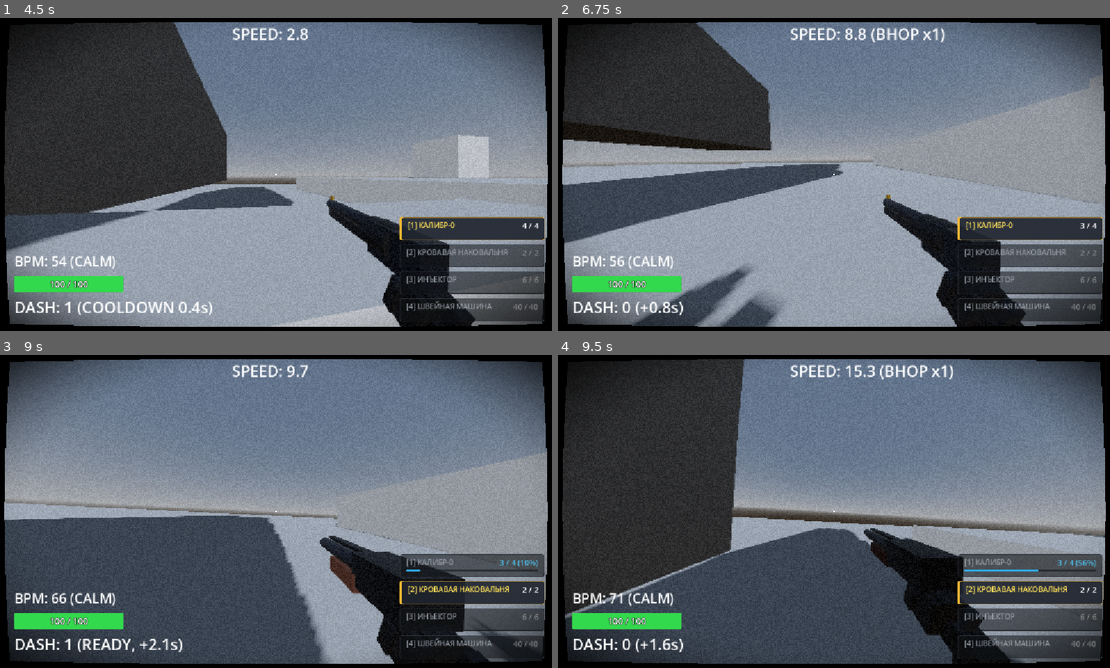
Above: before the commit, frames 1-4 (two rows, left to right).
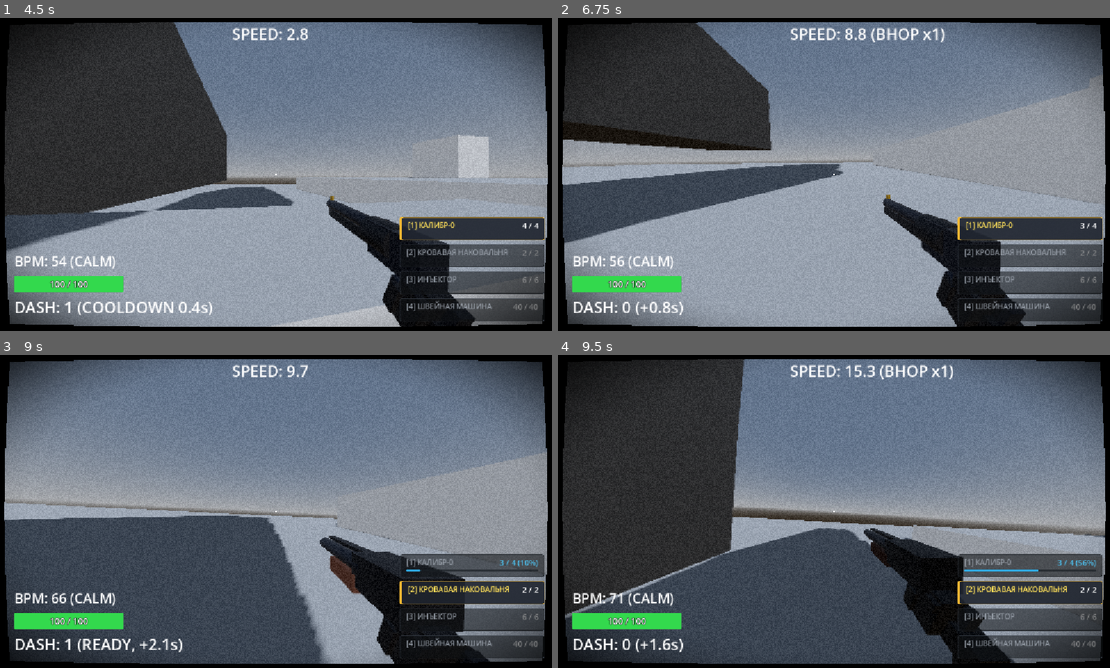
Above: after the commit, the same moments.

Repository: ggou3/voidkill
Game: Godot game, scene res://world.tscn
Same seed, same stepped clock (60 frames per second), same inputs: the game is played once before the commit and once after it.
Inputs (mouse positions are in pixels of both pictures, inside the frame that each line leads up to):
- Up to frame 1 (4.5 s): tap Enter at 0.5 s; move the mouse to (270, 180) at 0.52 s; hold Shift (dash) 0.53-1.28 s; hold W (move_forward) 0.53-2.78 s; tap Space (jump) at 0.77, 1.07, 1.52, 1.82, 2.3, 2.85, 3.02, 3.32, 3.77, 4.07 s; tap C (slam) at 0.8, 1.35, 3.8 s; move the mouse to (320, 177) at 1.27 s; tap Ctrl (slide) at 1.55 s; move the mouse to (231, 171) at 2.02 s; hold Ctrl (slide) 2.03-2.78 s; move the mouse to (281, 174) at 2.77 s; hold A (move_left) 2.78-3.53 s; tap Shift (dash) at 3.05, 4.35 s; move the mouse to (253, 168) at 3.52 s; hold Right mouse button (alt_fire) 3.53-4.28 s; hold W (move_forward) from 3.53 s (still down); move the mouse to (309, 174) at 4.27 s
- Up to frame 2 (6.75 s): tap Space (jump) at 4.52, 4.82, 5.3, 6.02, 6.32 s; tap Ctrl (slide) at 4.55 s; move the mouse to (806, 174) at 5.02 s; hold F (melee) 5.03-5.78 s; move the mouse to (850, 168) at 5.77 s; release W (move_forward) at 5.78 s; hold D (move_right) 5.78-6.53 s; click (850, 168) at 5.85 s; tap Shift (dash) at 6.05 s; move the mouse to (828, 180) at 6.52 s; hold W (move_forward) from 6.53 s (still down); hold C (slam) from 6.53 s (still down)
- Up to frame 3 (9 s): tap Space (jump) at 6.77, 7.07, 7.52, 7.82 s; move the mouse to (320, 514) at 7.27 s; release C (slam) at 7.28 s; tap Ctrl (slide) at 7.35 s; move the mouse to (231, 508) at 8.02 s; hold Space (jump) 8.03-8.78 s; tap 1 at 8.1 s; move the mouse to (281, 511) at 8.77 s; release W (move_forward) at 8.78 s; hold A (move_left) from 8.78 s (still down); tap 2 at 8.85 s
- Up to frame 4 (9.5 s): keep holding A (move_left); tap Space (jump) at 9.02, 9.32 s; tap Shift (dash) at 9.05 s

Frame 1 is identical in both runs. In frame 2, 2.4% of the frame differs, in the area x 13-41%, y 79-99%; in frame 3, 0.3%; in frame 4, less than 0.1%.

Commit message:
Fix enemy lunge: commit to fixed vector/distance without halting on hit, add chasm protection

Diff:
--- a/enemy.gd
+++ b/enemy.gd
@@ -56,6 +56,8 @@
 var lunge_dir: Vector3 = Vector3.ZERO
 var lunge_phase: int = 0
 var lunge_has_hit: bool = false
+var lunge_start_pos: Vector3 = Vector3.ZERO
+var lunge_target_distance: float = 5.5
 
 var is_inflated: bool = false
 var was_killed_by_melee: bool = false
@@ -474,23 +476,72 @@
 		var attack_impulse = attack_dir * 8.0 + Vector3.UP * 2.0
 		target_player.take_damage(attack_damage, attack_impulse, target_player.global_position)
 
+func _has_floor_at_destination(target_pos: Vector3) -> bool:
+	var space_state = get_world_3d().direct_space_state
+	if not space_state:
+		return true
+	# Луч вниз от расчетной точки приземления (от +0.5м над текущей высотой врага до -2.5м вниз)
+	var ray_start = Vector3(target_pos.x, global_position.y + 0.5, target_pos.z)
+	var ray_end = Vector3(target_pos.x, global_position.y - 2.5, target_pos.z)
+	var query = PhysicsRayQueryParameters3D.create(ray_start, ray_end)
+
+	# Исключаем себя, игрока и других врагов, чтобы проверять именно статическую геометрию/пол
+	var exclude_list: Array[RID] = [get_rid()]
+	if is_instance_valid(target_player) and target_player is CollisionObject3D:
+		exclude_list.append(target_player.get_rid())
+	for e in get_tree().get_nodes_in_group("enemy"):
+		if e is CollisionObject3D:
+			exclude_list.append(e.get_rid())
+	query.exclude = exclude_list
+	query.collide_with_areas = false
+	query.collide_with_bodies = true
+
+	var result = space_state.intersect_ray(query)
+	if result.is_empty():
+		return false # Нет пола в пределах 2.5м вниз — пропасть/обрыв
+
+	var normal = result.get("normal", Vector3.UP)
+	# Проверяем, что коллизия — это проходимый пол или наклонная поверхность (не отвесная стена)
+	if normal.y < 0.5:
+		return false
+
+	return true
+
 func _can_lunge_to_player() -> bool:
 	if not is_instance_valid(target_player):
 		return false
+
+	# Игрок должен быть примерно на одном ярусе (не в 5 метрах выше на крыше или глубоко внизу)
+	var height_diff = abs(target_player.global_position.y - global_position.y)
+	if height_diff > 2.2:
+		return false
+
+	# 1. Проверка прямой видимости (Line of Sight)
 	var space_state = get_world_3d().direct_space_state
 	if not space_state:
 		return true
 	var from_pos = global_position + Vector3(0.0, 0.6, 0.0)
 	var to_pos = target_player.global_position + Vector3(0.0, 0.6, 0.0)
 	var query = PhysicsRayQueryParameters3D.create(from_pos, to_pos)
-	query.exclude = [self]
+	query.exclude = [get_rid()]
 	var result = space_state.intersect_ray(query)
-	if result.is_empty():
-		return true
-	var col_obj = result.get("collider")
-	if is_instance_valid(col_obj) and (col_obj == target_player or col_obj.is_in_group("player")):
-		return true
-	return false
+	if not result.is_empty():
+		var col_obj = result.get("collider")
+		if is_instance_valid(col_obj) and col_obj != target_player and not col_obj.is_in_group("player"):
+			return false # Препятствие между врагом и игроком (стена, колонна)
+
+	# 2. Предварительная проверка наличия пола в направлении рывка (защита от пропастей)
+	var to_player_flat = target_player.global_position - global_position
+	to_player_flat.y = 0.0
+	var dist = to_player_flat.length()
+	if dist > 0.01:
+		var dir = to_player_flat / dist
+		var est_dist = clamp(dist + 1.2, 5.5, 6.5)
+		var test_landing = global_position + dir * est_dist
+		if not _has_floor_at_destination(test_landing):
+			return false # Направление ведёт в пропасть — не начинаем телеграф
+
+	return true
 
 func start_lunge():
 	if not is_instance_valid(target_player):
@@ -507,7 +558,7 @@
 	if nav_agent and nav_agent.avoidance_enabled:
 		nav_agent.set_velocity(Vector3.ZERO)
 
-	# Фиксируем направление на игрока в начале телеграфа
+	# Направление на игрока в начале телеграфа (для поворота лицом)
 	var to_player = target_player.global_position - global_position
 	to_player.y = 0.0
 	if to_player.length_squared() > 0.01:
@@ -554,25 +605,41 @@
 				rotation.y = lerp_angle(rotation.y, target_angle, min(1.0, 10.0 * delta))
 
 		if lunge_timer <= 0.0:
-			# Переход в Фазу 2: Рывок (Dash, 0.28с)
-			lunge_phase = 2
-			lunge_timer = lunge_dash_time
-			lunge_has_hit = false
-
-			# Направление фиксируется СТРОГО на момент старта рывка (НЕ наводится в полёте)
+			# МОМЕНТ ЗАВЕРШЕНИЯ ТЕЛЕГРАФА:
+			# Фиксируем направление и полную дистанцию рывка (5-6 метров) на основе позиции игрока В ЭТОТ МОМЕНТ
 			if is_instance_valid(target_player):
 				var to_player = target_player.global_position - global_position
 				to_player.y = 0.0
-				if to_player.length_squared() > 0.01:
+				var current_dist = to_player.length()
+				if current_dist > 0.01:
 					lunge_dir = to_player.normalized()
 				else:
 					lunge_dir = -transform.basis.z.normalized()
+				# Пролетает полную дистанцию 5-6 метров (с запасом дальше игрока, если тот увернется)
+				lunge_target_distance = clamp(current_dist + 1.2, 5.5, 6.5)
 			else:
 				lunge_dir = -transform.basis.z.normalized()
+				lunge_target_distance = 6.0
 
 			rotation.y = atan2(-lunge_dir.x, -lunge_dir.z)
 
-			# Задаем скорость рывка (22 м/с)
+			# Защита от рывка в пропасть / с края платформы:
+			# Проверяем raycast вниз от конечной точки рывка (позиция + вектор × дистанция)
+			var landing_pos = global_position + lunge_dir * lunge_target_distance
+			if not _has_floor_at_destination(landing_pos):
+				print("[%s] LUNGE cancelled: Destination %s has no floor (chasm)! Resuming chase." % [name, landing_pos])
+				lunge_cooldown_timer = 2.0
+				end_lunge()
+				return
+
+			# Переход в Фазу 2: Рывок по зафиксированному вектору
+			lunge_phase = 2
+			lunge_has_hit = false
+			lunge_start_pos = global_position
+			# Защитный таймаут на основе дистанции и скорости (с запасом 0.08с)
+			lunge_timer = (lunge_target_distance / lunge_speed) + 0.08
+
+			# Применяем импульс рывка (22 м/с) строго по зафиксированному направлению
 			velocity.x = lunge_dir.x * lunge_speed
 			velocity.z = lunge_dir.z * lunge_speed
 
@@ -592,32 +659,40 @@
 					head_hitbox.position = Vector3(0.0, 0.55, 0.0)
 
 			AudioManager.play_sound("dash")
-			print("[%s] LUNGE DASH! speed: %.1f, dir: %s" % [name, lunge_speed, lunge_dir])
+			print("[%s] LUNGE DASH START! dir: %s, target_dist: %.2fm, speed: %.1f" % [
+				name, lunge_dir, lunge_target_distance, lunge_speed
+			])
 
 	elif lunge_phase == 2:
-		# Фаза 2: Прямолинейный рывок (Dash)
-		# Скорость поддерживается постоянной (прямолинейный полёт без наведения)
+		# Фаза 2: Прямолинейный рывок по зафиксированному вектору (НЕ наводится и НЕ тормозит)
 		velocity.x = lunge_dir.x * lunge_speed
 		velocity.z = lunge_dir.z * lunge_speed
 
-		# Проверка попадания по игроку через slide collisions
-		for i in range(get_slide_collision_count()):
-			var col = get_slide_collision(i)
-			var collider = col.get_collider()
-			if is_instance_valid(collider) and collider.is_in_group("player"):
-				_on_lunge_hit_player(collider)
-				return
-
-		# Дополнительная проверка расстояния до игрока
-		if not lunge_has_hit and is_instance_valid(target_player):
-			var dist = global_position.distance_to(target_player.global_position)
-			if dist <= 1.4:
-				_on_lunge_hit_player(target_player)
-				return
-
-		# Время рывка истекло (промахнулся)
-		if lunge_timer <= 0.0:
-			print("[%s] LUNGE MISSED player, recovering..." % [name])
+		# Проверка нанесения урона при пересечении с игроком в любой момент рывка
+		if not lunge_has_hit:
+			# 1. Проверка через физические slide collisions
+			for i in range(get_slide_collision_count()):
+				var col = get_slide_collision(i)
+				var collider = col.get_collider()
+				if is_instance_valid(collider) and collider.is_in_group("player"):
+					_on_lunge_hit_player(collider)
+					break
+
+			# 2. Дополнительная проверка расстояния (защита от туннелирования на высокой скорости 22 м/с)
+			if not lunge_has_hit and is_instance_valid(target_player):
+				var dist = global_position.distance_to(target_player.global_position)
+				if dist <= 1.4:
+					_on_lunge_hit_player(target_player)
+
+		# Расчёт фактически пройденного горизонтального расстояния от точки старта рывка
+		var covered_vec = Vector2(global_position.x - lunge_start_pos.x, global_position.z - lunge_start_pos.z)
+		var covered_dist = covered_vec.length()
+
+		# Завершение рывка строго по прохождению полной дистанции или по истечению таймаута
+		if covered_dist >= lunge_target_distance or lunge_timer <= 0.0:
+			print("[%s] LUNGE DASH FINISHED: traveled %.2fm / %.2fm (hit_player: %s)" % [
+				name, covered_dist, lunge_target_distance, lunge_has_hit
+			])
 			end_lunge()
 
 func _on_lunge_hit_player(player: Node3D):
@@ -627,8 +702,8 @@
 	if player.has_method("take_damage"):
 		var attack_impulse = lunge_dir * 10.0 + Vector3.UP * 3.0
 		player.take_damage(attack_damage, attack_impulse, global_position)
-	print("[%s] LUNGE HIT player for %d damage!" % [name, attack_damage])
-	end_lunge()
+	print("[%s] LUNGE HIT player for %d damage! (Continuing full dash)" % [name, attack_damage])
+	# НЕ вызываем end_lunge() — враг завершает полный рывок по инерции!
 
 func end_lunge():
 	_reset_lunge_visuals()
Not shown, changed: DESIGN.md
